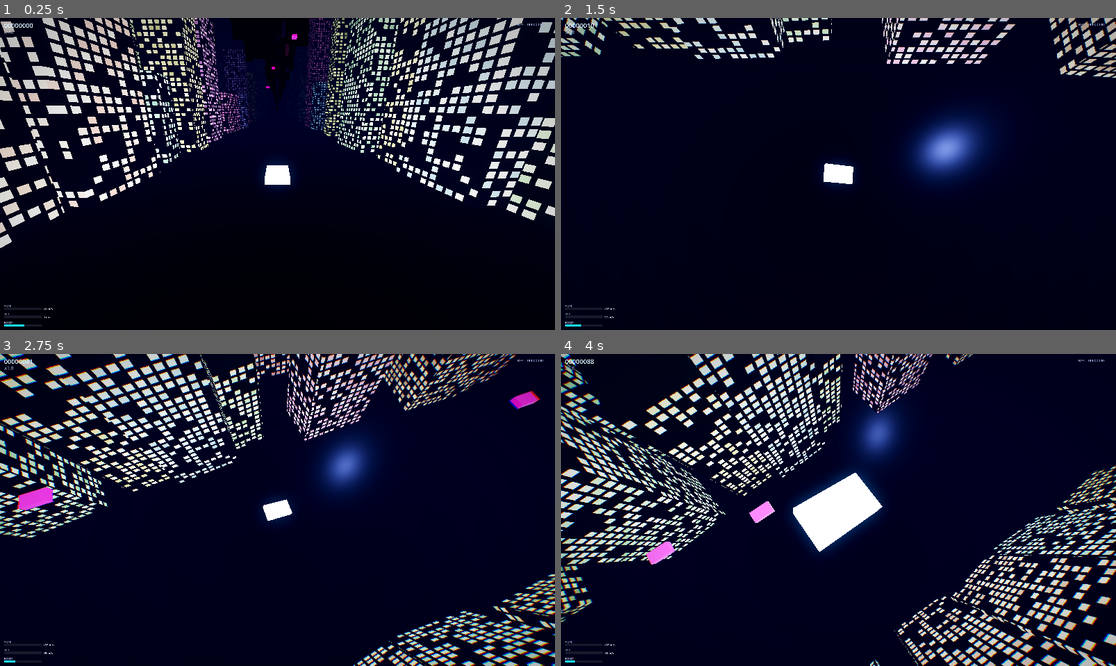
Above: before the commit, frames 1-4 (two rows, left to right).
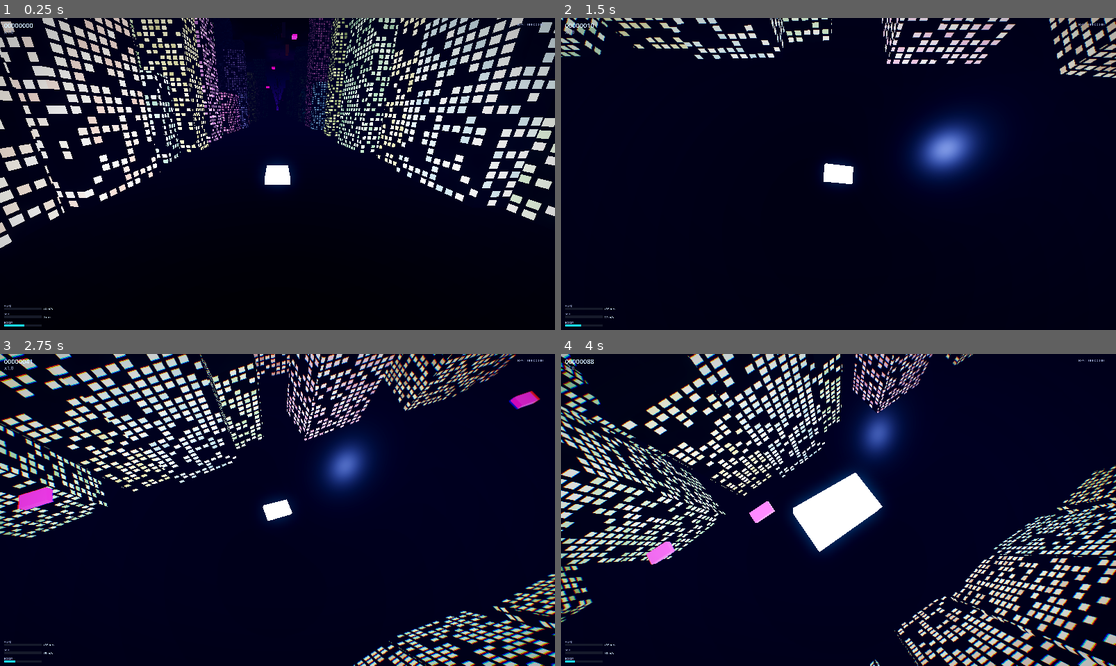
Above: after the commit, the same moments.

Repository: midas44/divepunk
Game: Godot game, scene res://scenes/main/Main.tscn
Same seed, same stepped clock (60 frames per second), same inputs: the game is played once before the commit and once after it.
Inputs (mouse positions are in pixels of both pictures, inside the frame that each line leads up to):
- Up to frame 1 (0.25 s): no input
- Up to frame 2 (1.5 s): move the mouse to (866, 174) at 0.52 s; hold Shift (boost) 0.53-1.28 s; hold W (steer_up) from 0.53 s (still down); tap Space at 0.77 s; move the mouse to (810, 174) at 1.27 s; tap Q (cycle_camera) at 1.35 s
- Up to frame 3 (2.75 s): keep holding W (steer_up); tap Space at 1.52 s; move the mouse to (288, 503) at 2.02 s; hold Shift (boost) from 2.03 s (still down)
- Up to frame 4 (4 s): keep holding W (steer_up); move the mouse to (832, 516) at 2.77 s; release Shift (boost) at 2.78 s; tap Q (cycle_camera) at 2.85 s; tap Space at 3.02, 3.77 s; move the mouse to (877, 513) at 3.52 s; hold Shift (boost) from 3.53 s (still down)

The runs differ from the first frame. In frame 1, 0.6% of the frame differs, in the area x 38-56%, y 4-30%; in frame 2, less than 0.1%; in frame 3, less than 0.1%; in frame 4, less than 0.1%.

Commit message:
feat(sky): procedural neon cloud sky — glowing horizon band + drifting clouds above the rooftops
With the fog thinned and the view now reaching ~14 km, the old near-black
ProceduralSkyMaterial left nothing above the buildings. This adds a custom
sky shader (shaders/sky.gdshader): dark zenith, a glowing neon band on the
horizon (distant-city glow), and a drifting fbm cloud layer whose undersides
catch the neon — so there's visible "landscape" above the city.

  - shaders/sky.gdshader: shader_type sky; procedural noise only (no textures);
    vertical gradient + horizon glow + animated clouds + optional faint stars.
  - game.gd: _build_sky() builds a ShaderMaterial sky when [fx] sky_clouds is on,
    else falls back to a (brightened) ProceduralSkyMaterial. Ambient + reflections
    still source from the sky.
  - settings.cfg [fx]: sky_clouds / sky_energy / cloud_coverage / cloud_speed.

Headless can't compile GLSL, so the shader is verified by the playtest — if it
fails it renders flat/magenta; sky_clouds=false falls back to the plain sky.
Headless boot otherwise clean: EXIT=0 SE=0 PE=0 ERR=0.

Co-Authored-By: Claude Opus 4.8 (1M context) <noreply@anthropic.com>

Diff:
--- a/scripts/game.gd
+++ b/scripts/game.gd
@@ -16,6 +16,7 @@
 const HUDScene := preload("res://scenes/ui/HUD.tscn")
 const TrafficManagerScript := preload("res://scripts/traffic.gd")  # preloaded (not referenced by class_name) so game.gd parses before the global class cache knows TrafficManager
 const ScreenFXScript := preload("res://scripts/screen_fx.gd")     # same reason — preload, type the holder as CanvasLayer
+const SKY_SHADER := preload("res://shaders/sky.gdshader")         # procedural neon cloud sky (M4 view pass)
 
 @export_group("Juice")
 @export var shake_on_near_miss: float = 0.25
@@ -366,19 +367,11 @@
 func _build_environment() -> Environment:
 	var env := Environment.new()
 
-	# Dark night sky with a faint neon band along the horizon = distant city glow (spec §7.7).
-	var sky_mat := ProceduralSkyMaterial.new()
-	sky_mat.sky_top_color = Color(0.01, 0.01, 0.03)
-	sky_mat.sky_horizon_color = Color(0.07, 0.03, 0.12)
-	sky_mat.sky_curve = 0.12
-	sky_mat.sky_energy_multiplier = 0.6
-	sky_mat.ground_bottom_color = Color(0.01, 0.01, 0.02)
-	sky_mat.ground_horizon_color = Color(0.06, 0.02, 0.10)
-	sky_mat.ground_energy_multiplier = 0.3
-	var sky := Sky.new()
-	sky.sky_material = sky_mat
+	# Neon-night sky: a procedural drifting-cloud sky (shader) with a glowing horizon band, or a
+	# plain dark sky + horizon band as a cheaper fallback (see _build_sky()). Ambient + reflections
+	# are sourced from it below, so the towers sit in a coherent night.
 	env.background_mode = Environment.BG_SKY
-	env.sky = sky
+	env.sky = _build_sky()
 
 	# Ambient + reflections come from the (dark) sky so matte surfaces stay moody and the neon pops.
 	env.ambient_light_source = Environment.AMBIENT_SOURCE_SKY
@@ -435,6 +428,31 @@
 	env.adjustment_saturation = float(_cfg_value("fx", "saturation", 1.22))
 
 	return env
+
+
+## Builds the sky resource: a procedural neon cloud sky (custom shader) when [fx] sky_clouds is on,
+## else a plain ProceduralSkyMaterial (dark sky + neon horizon band, no clouds — cheaper). If the
+## shader ever fails to compile (GPU only — headless can't), set sky_clouds=false to fall back.
+func _build_sky() -> Sky:
+	var sky := Sky.new()
+	if bool(_cfg_value("fx", "sky_clouds", true)):
+		var mat := ShaderMaterial.new()
+		mat.shader = SKY_SHADER
+		mat.set_shader_parameter(&"sky_energy", float(_cfg_value("fx", "sky_energy", 0.9)))
+		mat.set_shader_parameter(&"cloud_coverage", float(_cfg_value("fx", "cloud_coverage", 0.5)))
+		mat.set_shader_parameter(&"cloud_speed", float(_cfg_value("fx", "cloud_speed", 0.006)))
+		sky.sky_material = mat
+		return sky
+	var sky_mat := ProceduralSkyMaterial.new()
+	sky_mat.sky_top_color = Color(0.01, 0.01, 0.03)
+	sky_mat.sky_horizon_color = Color(0.09, 0.05, 0.16)
+	sky_mat.sky_curve = 0.12
+	sky_mat.sky_energy_multiplier = 0.8
+	sky_mat.ground_bottom_color = Color(0.01, 0.01, 0.02)
+	sky_mat.ground_horizon_color = Color(0.07, 0.03, 0.12)
+	sky_mat.ground_energy_multiplier = 0.4
+	sky.sky_material = sky_mat
+	return sky
 
 
 func _register_input() -> void:
--- /dev/null
+++ b/shaders/sky.gdshader
@@ -0,0 +1,86 @@
+shader_type sky;
+
+// ── DIVEPUNK neon-night procedural sky (M4 view pass) ──
+// Dark zenith, a glowing neon band on the horizon (distant-city glow), a drifting
+// cloud layer whose undersides catch the neon, and optional faint stars. Gives the
+// long view some "landscape" above the rooftops. Built in code by game.gd; a few
+// uniforms are driven from settings.cfg [fx]. Procedural noise only — no textures.
+
+uniform vec3 zenith_color : source_color = vec3(0.010, 0.012, 0.035);
+uniform vec3 horizon_color : source_color = vec3(0.10, 0.05, 0.20);
+uniform vec3 glow_color : source_color = vec3(0.28, 0.10, 0.45);   // neon band sitting on the horizon
+uniform float horizon_falloff = 7.0;                               // higher = the glow hugs the horizon more tightly
+uniform float sky_energy = 0.9;
+
+uniform vec3 cloud_color : source_color = vec3(0.16, 0.14, 0.26);
+uniform vec3 cloud_lit_color : source_color = vec3(0.45, 0.22, 0.55);  // undersides catching the neon
+uniform float cloud_coverage = 0.5;   // 0 = clear, 1 = overcast
+uniform float cloud_density = 1.0;
+uniform float cloud_scale = 2.2;
+uniform float cloud_speed = 0.006;
+uniform float clouds_on = 1.0;
+
+uniform float star_amount = 0.0;      // 0 = off; subtle sparkle when raised
+uniform float star_density = 220.0;
+
+float hash21(vec2 p) {
+	p = fract(p * vec2(123.34, 456.21));
+	p += dot(p, p + 45.32);
+	return fract(p.x * p.y);
+}
+
+float vnoise(vec2 p) {
+	vec2 i = floor(p);
+	vec2 f = fract(p);
+	f = f * f * (3.0 - 2.0 * f);
+	float a = hash21(i);
+	float b = hash21(i + vec2(1.0, 0.0));
+	float c = hash21(i + vec2(0.0, 1.0));
+	float d = hash21(i + vec2(1.0, 1.0));
+	return mix(mix(a, b, f.x), mix(c, d, f.x), f.y);
+}
+
+float fbm(vec2 p) {
+	float v = 0.0;
+	float amp = 0.5;
+	for (int i = 0; i < 5; i++) {
+		v += amp * vnoise(p);
+		p *= 2.02;
+		amp *= 0.5;
+	}
+	return v;
+}
+
+void sky() {
+	vec3 dir = EYEDIR;
+	float up = dir.y;
+
+	// Vertical gradient: neon horizon -> dark zenith.
+	float t = clamp(up, 0.0, 1.0);
+	vec3 col = mix(horizon_color, zenith_color, pow(t, 0.45));
+
+	// Neon band hugging the horizon (the distant-city glow).
+	float band = exp(-horizon_falloff * abs(up));
+	col += glow_color * band;
+
+	// Drifting clouds in the upper hemisphere; project the view dir onto a sky plane so they
+	// spread toward the horizon and thin out overhead.
+	if (clouds_on > 0.5 && up > 0.0) {
+		vec2 uv = (dir.xz / (up + 0.12)) * cloud_scale;
+		uv += vec2(TIME * cloud_speed, TIME * cloud_speed * 0.6);
+		float n = fbm(uv);
+		float mask = smoothstep(1.0 - cloud_coverage, 1.0 - cloud_coverage + 0.35, n) * cloud_density;
+		mask *= smoothstep(0.02, 0.20, up);   // fade clouds in just above the horizon line
+		vec3 cloud = mix(cloud_color, cloud_lit_color, band);  // undersides near the horizon catch the glow
+		col = mix(col, cloud, clamp(mask, 0.0, 1.0));
+	}
+
+	// Faint stars in the clear upper sky (off by default).
+	if (star_amount > 0.001 && up > 0.05) {
+		vec2 suv = floor((dir.xz / (up + 0.05)) * star_density);
+		float s = hash21(suv);
+		col += vec3(step(0.997, s) * star_amount * smoothstep(0.1, 0.5, up));
+	}
+
+	COLOR = max(col, vec3(0.0)) * sky_energy;
+}
